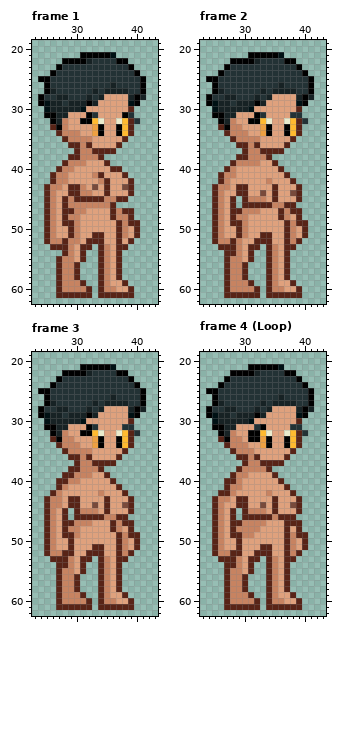
Edited in one commit: pixel-art file (NPC/Sasha.ase). That is the earlier state.
64x64 pixels, 18 frames. Colours within 5 levels of each other are drawn and written as one. Shown: frame 1: x 23..43, y 19..62; frame 2: x 23..43, y 19..62; frame 3: x 23..43, y 19..62; frame 4 (Loop): x 23..43, y 19..62. The commit also changed other frames, which this record leaves out.
Now the later version:
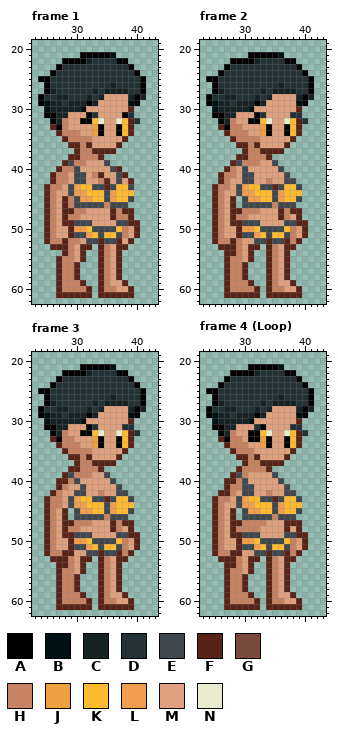
Palette (. is transparent): A #000000  B #001114  C #172224  D #233235  E #41484d  F #582417  G #784a3b  H #c78361  J #eda042  K #ffba30  L #f39e4e  M #dfa17d  N #eaebcd
From old to new:
layer "Clothes" now shown
Changed rows in their new state; - is an unchanged pixel.
Frame 1, layer "Clothes":
first column x 29:
39 E-----E----
40 -E-----E---
41 -EE-----E--
42 -EE-----E--
43 ELKKEE-EKKE
44 ELLKKKELKKK
45 -ELLKKELKKE
46 -EEEEE-EEE-
49 -EEE----EE-
50 -LLKEEEEK--
51 -EELKEKKE--
52 ---EE-EE---
Frame 2, layer "Clothes":
first column x 29:
39 E-----E----
40 -E-----E---
41 -EE-----E--
42 -EE-----EE-
43 ELKKEE-EKKE
44 ELLKKKELKKK
45 -ELLKKELKKE
46 -EEEEE-EEE-
49 -EEE----EE-
50 -LLKEEEEK--
51 -EELKEKKE--
52 ---EE-EE---
Frame 3, layer "Clothes":
first column x 29:
39 E-----E----
40 -E-----E---
41 --E-----E--
42 -EE-----EE-
43 ELKKEE-EKKE
44 ELLKKKELKKK
45 -ELLKKELKKE
46 -EEEEE-EEE-
49 -EEE----EE-
50 -LLKEEEEK--
51 -EELKEKKE--
52 ---EE-EE---
Frame 4 (Loop), layer "Clothes": the same change as frame 2
Changed places in both pictures, as pixel boxes (x1, y1, x2, y2):
changed: (68, 160, 134, 244)
changed: (236, 160, 302, 244)
changed: (68, 472, 134, 556)
changed: (236, 472, 302, 556)
